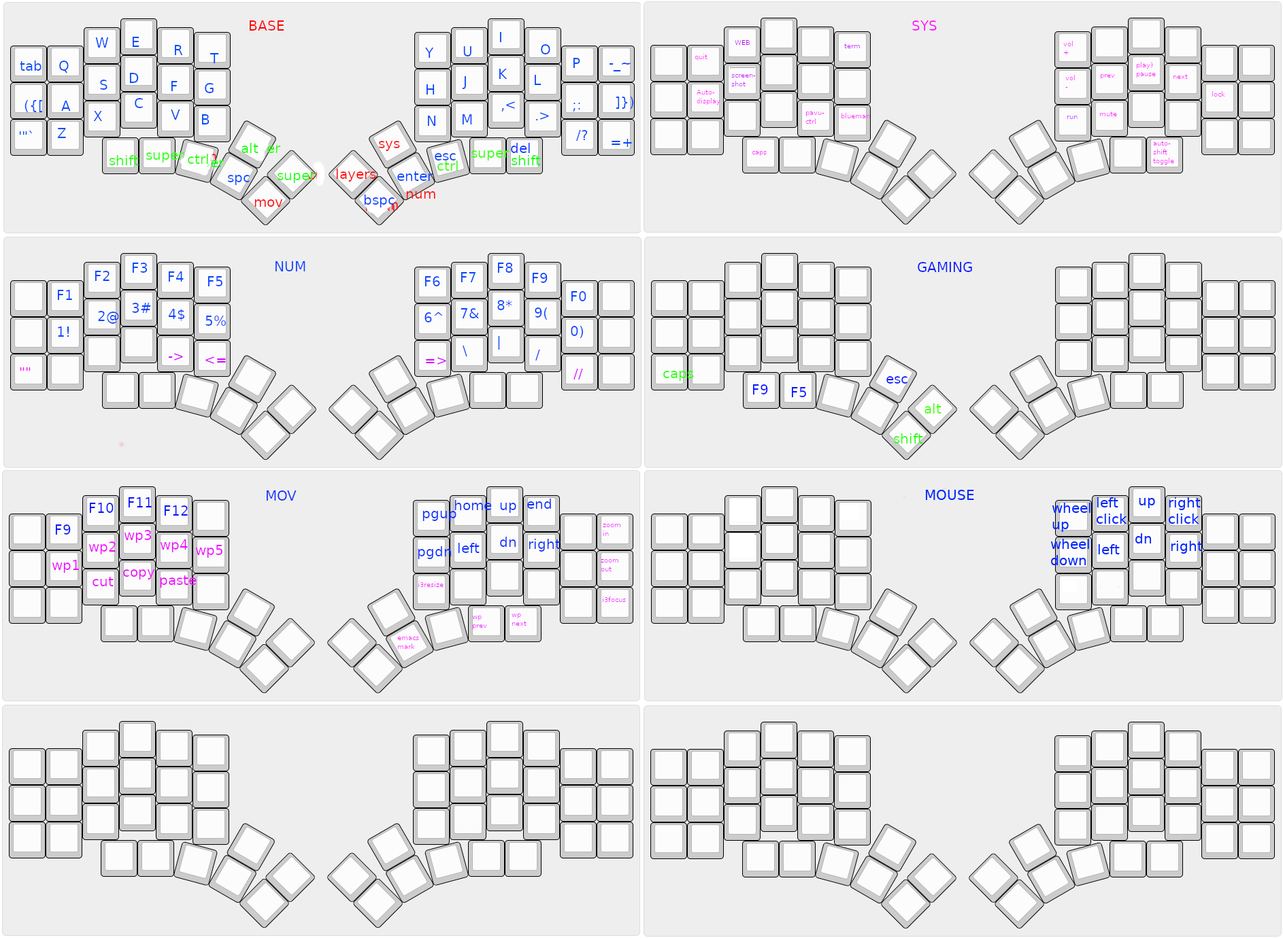
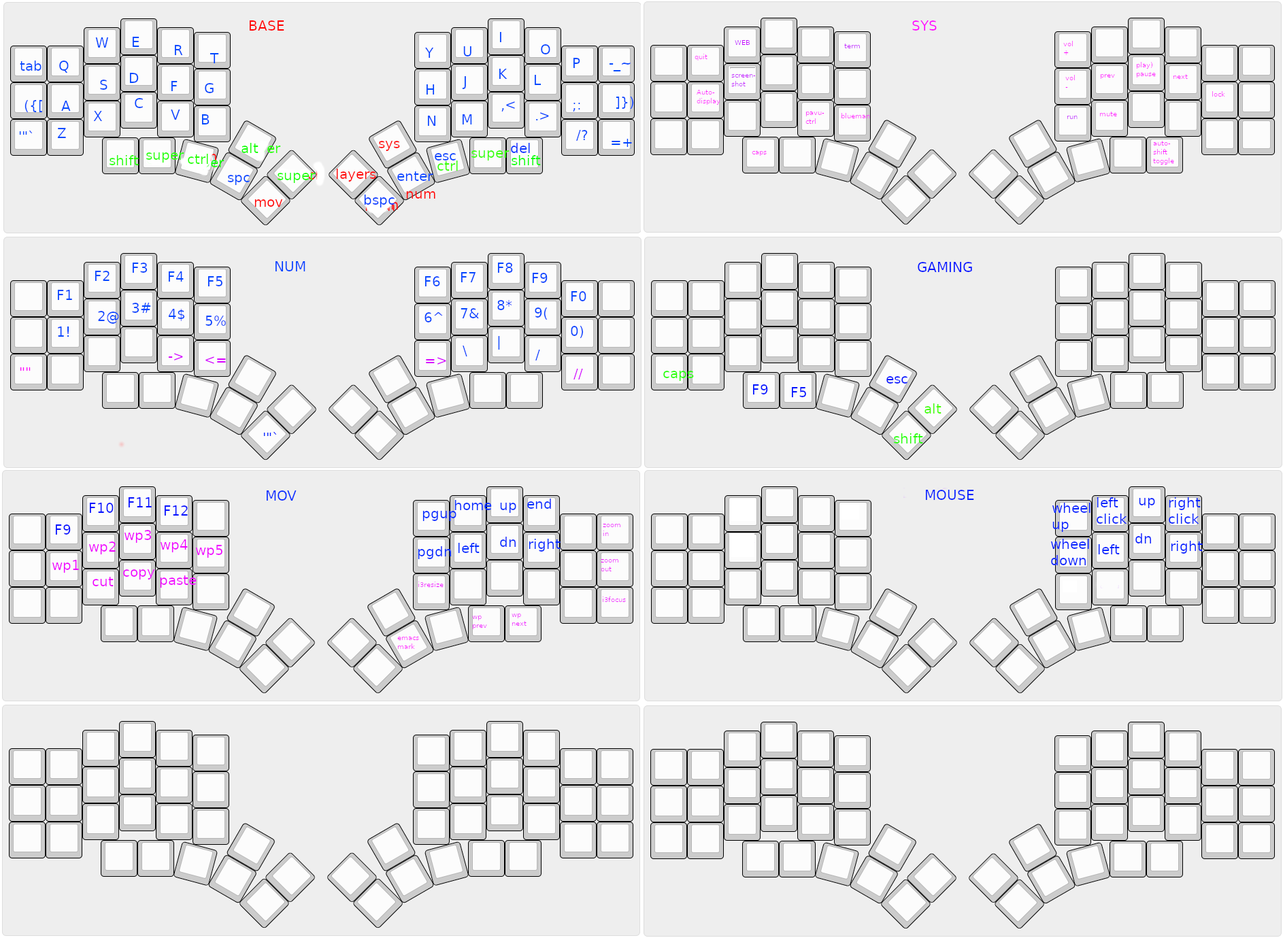
Layered file, before and after one edit (1283px x 938px). Changes by layer:
removed layer "right ..." over [1168, 497, 1201, 524]
removed layer "wheel ... #1" over [1050, 538, 1090, 566]
removed layer "wheel ..." over [1051, 502, 1091, 532]
removed layer "left ..." over [1096, 497, 1128, 524]
removed layer "right" over [1170, 540, 1203, 554]
removed layer "left" over [1097, 544, 1120, 555]
removed layer "dn" over [1135, 533, 1151, 544]
removed layer "up" over [1138, 497, 1156, 509]
removed layer "MOUSE" over [925, 489, 975, 500]
painted on "Pasted Layer" over [263, 431, 1203, 566]
